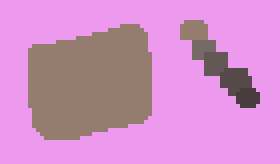
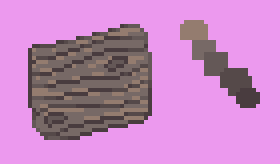
Layers edited between the first and the second 280 × 164 image:
added layer "레이어 4" above "레이어 3" over [28, 24, 152, 140]
painted on "레이어 3" over [28, 28, 152, 136]
